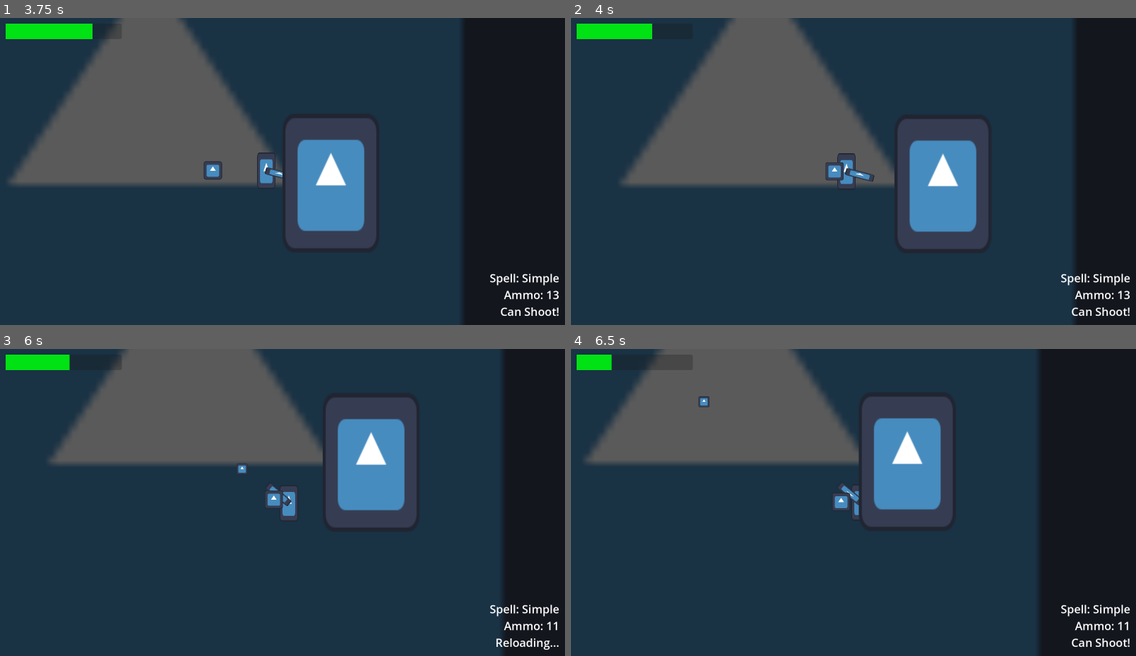
Above: before the commit, frames 1-4 (two rows, left to right).
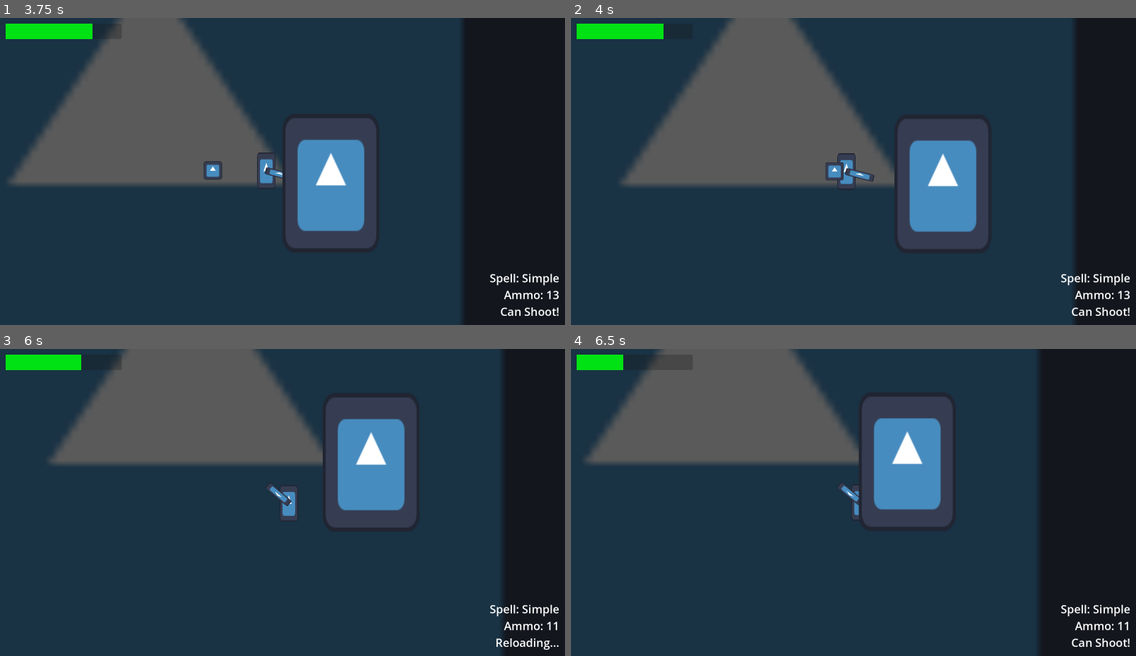
Above: after the commit, the same moments.

Repository: AgilMonkey/Wild-Bun-Magic
Game: Godot game, scene res://levels/main_test_scene/main_test_scene.tscn
Same seed, same stepped clock (60 frames per second), same inputs: the game is played once before the commit and once after it. The engine's default icon, where the game draws it, is replaced by a stand-in: a white triangle on a blue panel in a dark square.
Inputs (mouse positions are in pixels of both pictures, inside the frame that each line leads up to):
- Up to frame 1 (3.75 s): move the mouse to (406, 156) at 0.52 s; hold D (move_right) 0.53-1.28 s; tap Shift (dash) at 0.6, 2.1, 3.6 s; move the mouse to (169, 186) at 1.27 s; hold S (move_down) 1.28-2.03 s; click (169, 186) at 1.35 s; move the mouse to (339, 103) at 2.02 s; hold D (move_right) 2.03-2.78 s; move the mouse to (254, 232) at 2.77 s; hold W (move_up) 2.78-3.53 s; click (254, 232) at 2.85 s; move the mouse to (452, 217) at 3.52 s; hold A (move_left) from 3.53 s (still down)
- Up to frame 2 (4 s): keep holding A (move_left)
- Up to frame 3 (6 s): move the mouse to (113, 456) at 4.27 s; click (113, 456) at 4.35 s; move the mouse to (310, 502) at 5.02 s; release A (move_left) at 5.03 s; hold S (move_down) 5.03-5.78 s; tap Shift (dash) at 5.1 s; move the mouse to (197, 425) at 5.77 s; hold D (move_right) from 5.78 s (still down); click (197, 425) at 5.85 s
- Up to frame 4 (6.5 s): keep holding D (move_right)

Frame 1 is identical in both runs. In frame 2, 0.1% of the frame differs, in the area x 14-17%, y 1-7%; in frame 3, 0.3%; in frame 4, 0.3%, in the area x 7-50%, y 1-53%.

Commit message:
Bullet now kill enemy and dissapear

Diff:
--- a/entities/bullet/bullet.gd
+++ b/entities/bullet/bullet.gd
@@ -7,3 +7,7 @@
 
 func _physics_process(delta: float) -> void:
 	position += velocity * delta
+
+
+func _on_attackbox_component_on_hit(hitbox: HitboxComponent) -> void:
+	queue_free()
--- a/entities/bullet/bullet.tscn
+++ b/entities/bullet/bullet.tscn
@@ -1,7 +1,11 @@
-[gd_scene load_steps=3 format=3 uid="uid://cna0e7eihip8f"]
+[gd_scene load_steps=5 format=3 uid="uid://cna0e7eihip8f"]
 
 [ext_resource type="Script" uid="uid://sb1pljjtsgfv" path="res://entities/bullet/bullet.gd" id="1_2kyv7"]
 [ext_resource type="Texture2D" uid="uid://cthw2iuwsc3ka" path="res://icon.svg" id="1_78c8h"]
+[ext_resource type="PackedScene" uid="uid://ctqbx520r1gsq" path="res://commons/attackbox/attackbox_component.tscn" id="3_5h0jh"]
+
+[sub_resource type="CircleShape2D" id="CircleShape2D_5h0jh"]
+radius = 26.0192
 
 [node name="Bullet" type="Node2D"]
 script = ExtResource("1_2kyv7")
@@ -9,3 +13,11 @@
 [node name="Icon" type="Sprite2D" parent="."]
 scale = Vector2(0.3, 0.3)
 texture = ExtResource("1_78c8h")
+
+[node name="AttackboxComponent" parent="." instance=ExtResource("3_5h0jh")]
+
+[node name="CollisionShape2D" type="CollisionShape2D" parent="AttackboxComponent"]
+shape = SubResource("CircleShape2D_5h0jh")
+debug_color = Color(0.995878, 0, 0.197325, 0.42)
+
+[connection signal="on_hit" from="AttackboxComponent" to="." method="_on_attackbox_component_on_hit"]
--- a/entities/enemies/Enemy.tscn
+++ b/entities/enemies/Enemy.tscn
@@ -1,9 +1,12 @@
-[gd_scene load_steps=7 format=3 uid="uid://bl0spk6gymtey"]
+[gd_scene load_steps=11 format=3 uid="uid://bl0spk6gymtey"]
 
+[ext_resource type="Script" uid="uid://dhopvrh0xvdq4" path="res://entities/enemies/enemy.gd" id="1_iplvi"]
 [ext_resource type="Texture2D" uid="uid://cthw2iuwsc3ka" path="res://icon.svg" id="1_nwexf"]
 [ext_resource type="PackedScene" uid="uid://ctqbx520r1gsq" path="res://commons/attackbox/attackbox_component.tscn" id="2_paah2"]
 [ext_resource type="Script" uid="uid://bfgcawdmt8vox" path="res://entities/enemies/follow_player.gd" id="3_82qr8"]
 [ext_resource type="Script" uid="uid://cl5g6pwsy7x6j" path="res://entities/enemies/simple_attacking.gd" id="4_rfvys"]
+[ext_resource type="Script" uid="uid://ctvcfg16g1pkt" path="res://commons/health/health_component.gd" id="5_i8idp"]
+[ext_resource type="Script" uid="uid://d2ssuuarj6kcv" path="res://commons/hitbox/hitbox_component.gd" id="6_ae7xc"]
 
 [sub_resource type="CircleShape2D" id="CircleShape2D_nwexf"]
 radius = 16.0
@@ -11,8 +14,12 @@
 [sub_resource type="CircleShape2D" id="CircleShape2D_paah2"]
 radius = 40.0
 
+[sub_resource type="RectangleShape2D" id="RectangleShape2D_ae7xc"]
+size = Vector2(64, 64)
+
 [node name="Enemy" type="CharacterBody2D" groups=["enemy"]]
 motion_mode = 1
+script = ExtResource("1_iplvi")
 
 [node name="Sprite2D" type="Sprite2D" parent="."]
 scale = Vector2(0.5, 0.5)
@@ -37,3 +44,18 @@
 script = ExtResource("4_rfvys")
 attackbox = NodePath("../AttackboxComponent")
 attackbox_col = NodePath("../AttackboxComponent/CollisionShape2D")
+
+[node name="HealthComponent" type="Node" parent="."]
+script = ExtResource("5_i8idp")
+max_health = 50
+metadata/_custom_type_script = "uid://ctvcfg16g1pkt"
+
+[node name="HitboxComponent" type="Area2D" parent="." node_paths=PackedStringArray("health")]
+script = ExtResource("6_ae7xc")
+health = NodePath("../HealthComponent")
+metadata/_custom_type_script = "uid://d2ssuuarj6kcv"
+
+[node name="CollisionShape2D" type="CollisionShape2D" parent="HitboxComponent"]
+shape = SubResource("RectangleShape2D_ae7xc")
+
+[connection signal="health_reached_zero" from="HealthComponent" to="." method="_on_health_component_health_reached_zero"]
--- /dev/null
+++ b/entities/enemies/enemy.gd
@@ -0,0 +1,5 @@
+extends CharacterBody2D
+
+
+func _on_health_component_health_reached_zero() -> void:
+	call_deferred("queue_free")
Not shown, added: entities/enemies/enemy.gd.uid
